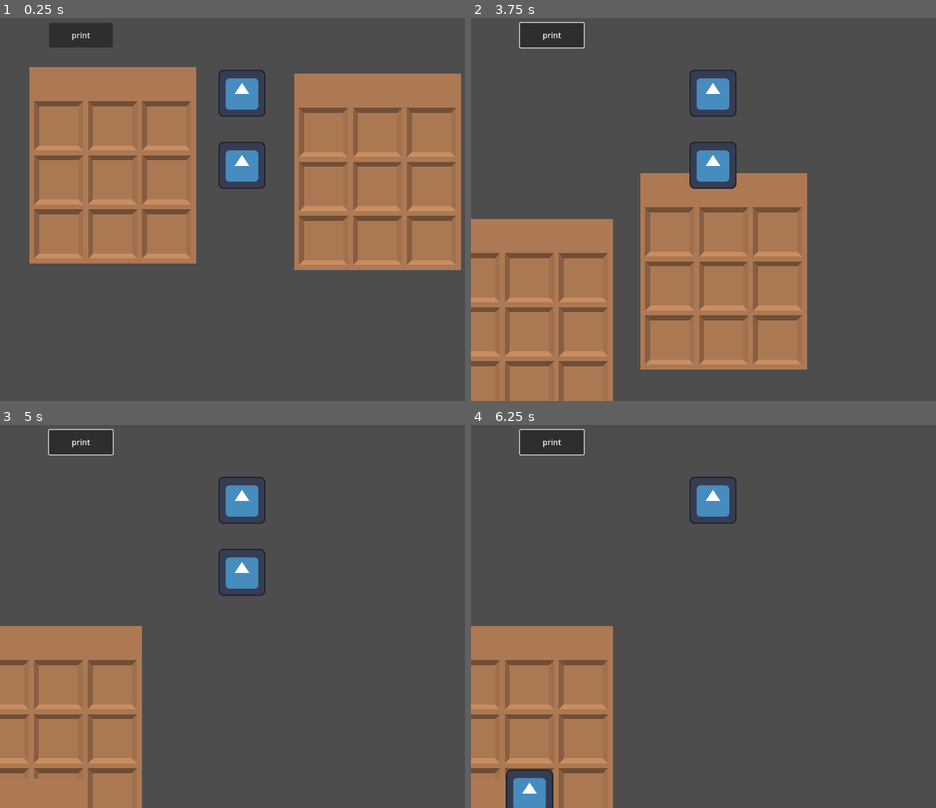
Above: before the commit, frames 1-4 (two rows, left to right).
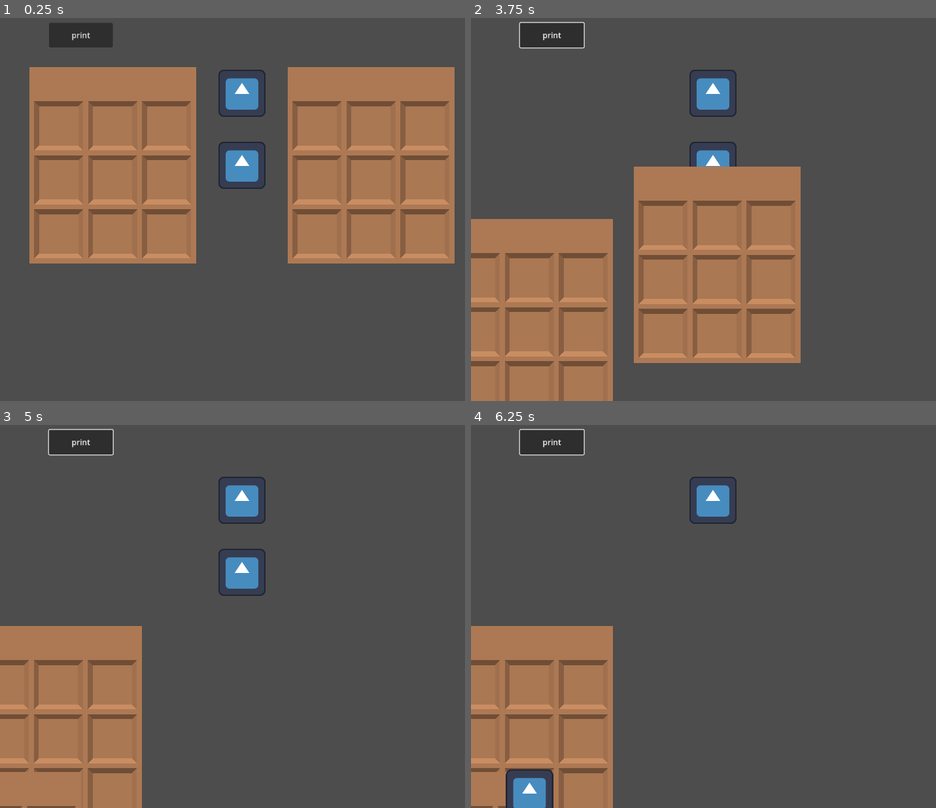
Above: after the commit, the same moments.

Repository: whess/overhead_mechanics
Game: Godot game, scene res://drag_test_scene.tscn
Two runs of this game, one before a commit and one after it. Both use one fixed random seed, a clock stepped at 60 frames per second and the inputs below. The engine's default icon, where the game draws it, is replaced by a stand-in: a white triangle on a blue panel in a dark square.
Inputs (mouse positions are in pixels of both pictures, inside the frame that each line leads up to):
- Up to frame 1 (0.25 s): no input
- Up to frame 2 (3.75 s): click "print" at 0.5 s; click "print" at 1.25 s; click "print" at 2 s; tap Enter at 2.75 s; drag from (582, 83) to (531, 232) at 2.77 s; tap Space at 3.5 s; drag from (847, 86) to (475, 385) at 3.52 s
- Up to frame 3 (5 s): tap Enter at 4.25 s; move the mouse to (241, 501) at 4.27 s; hold Right mouse button (secondary_action) from 4.28 s (still down); click (241, 501) at 4.55 s
- Up to frame 4 (6.25 s): release Right mouse button (secondary_action) at 5 s; tap Space at 5 s; drag from (712, 570) to (531, 792) at 5.02 s; tap Enter at 5.75 s; move the mouse to (889, 670) at 5.77 s; press the mouse at (889, 670) at 5.78 s

The runs differ from the first frame. In frame 1, 8.6% of the frame differs, in the area x 61-100%, y 12-66%; in frame 2, 9.0%, in the area x 35-73%, y 38-92%; in frame 3, 0.1%; in frame 4, less than 0.1%.

Commit message:
Fixed draw order and also fixed draggable input ordering using control just to handle mouse clicks

Diff:
--- a/Bag.gd
+++ b/Bag.gd
@@ -10,6 +10,15 @@
 
   for i in range(slots.size()):
     inventory_slots[i] = slots[i]
+
+func BagStartDrag(drag_origin):
+  GrabFocus()
+
+func GrabFocus():
+  get_parent().move_child(self, -1)
+  for slot in inventory_slots:
+    if slot.held_item != null:
+      slot.held_item.GrabFocus()
 
 func BagDragged(new_position, relative_change, drag_origin):
   global_position += relative_change
--- a/Draggable.gd
+++ b/Draggable.gd
@@ -42,6 +42,8 @@
 
 func SetCollisionBoundsShape(c_width, c_height):
   $CollisionBounds.scale = Vector2(c_width, c_height)
+  $Control.size = Vector2(c_width, c_height)
+  $Control.position = -(Vector2(c_width, c_height)/2)
 
 # Called every frame. 'delta' is the elapsed time since the previous frame.
 func _process(delta):
@@ -85,8 +87,10 @@
 func _on_mouse_exited():
   StoppedHovering.emit()
 
-func _on_input_event(viewport, event, shape_idx):
+func _on_control_gui_input(event):
   if event.is_action_pressed("primary_action"):
+    #TODO: Additionally check if the click would also fall within CollisionBounds
+    $Control.accept_event()
     drag_origin = get_viewport().get_mouse_position()
     last_drag_position = drag_origin
     state = State.BEING_DRAGGED
--- a/Draggable.tscn
+++ b/Draggable.tscn
@@ -13,6 +13,20 @@
 shape = SubResource("RectangleShape2D_qe86y")
 debug_color = Color(0.895679, 0.302272, 0.264744, 0.42)
 
-[connection signal="input_event" from="." to="." method="_on_input_event"]
+[node name="Control" type="Control" parent="."]
+layout_mode = 3
+anchors_preset = 8
+anchor_left = 0.5
+anchor_top = 0.5
+anchor_right = 0.5
+anchor_bottom = 0.5
+offset_left = -50.0
+offset_top = -50.0
+offset_right = 50.0
+offset_bottom = 50.0
+grow_horizontal = 2
+grow_vertical = 2
+
 [connection signal="mouse_entered" from="." to="." method="_on_mouse_entered"]
 [connection signal="mouse_exited" from="." to="." method="_on_mouse_exited"]
+[connection signal="gui_input" from="Control" to="." method="_on_control_gui_input"]
--- a/bag.tscn
+++ b/bag.tscn
@@ -277,4 +277,5 @@
 width = 340
 height = 60
 
+[connection signal="Dragged" from="BagHandle" to="." method="BagStartDrag"]
 [connection signal="PositionChanged" from="BagHandle" to="." method="BagDragged"]
--- a/drag_test_scene.tscn
+++ b/drag_test_scene.tscn
@@ -15,7 +15,7 @@
 position = Vector2(60, 120)
 
 [node name="Bag2" parent="ScaleRoot" instance=ExtResource("2_ep0gv")]
-position = Vector2(600, 133.333)
+position = Vector2(586.667, 120)
 
 [node name="Item" parent="ScaleRoot" instance=ExtResource("2_qdm6y")]
 position = Vector2(493.333, 173.333)
--- a/inventory_slot.gd
+++ b/inventory_slot.gd
@@ -28,16 +28,23 @@
   $DropArea.debug_color = normal_color
 
 func RecieveItem(draggable:Draggable):
-  if draggable.owner_class is Item:
-    held_item = draggable.owner_class
-    print("%s recieved item %s" % [get_parent().name, held_item.item_name])
-    held_item.ChangedInventory.connect(ItemRemoved)
+  if not draggable.owner_class is Item:
+    print("InventorySlot recieved something not an Item")
+    return
 
-func ItemRemoved(from:InventorySlot, to:InventorySlot):
-  # TODO item swapping
-  if to != self:
-    held_item.ChangedInventory.disconnect(ItemRemoved)
-    held_item = null
+  var new_item:Item = draggable.owner_class
+  if new_item.current_slot != null:
+    var previous_slot:InventorySlot = new_item.current_slot
+    previous_slot.held_item = held_item
+  held_item = new_item
+
+
+    #held_item.ChangedInventory.connect(ItemRemoved)
+
+#func ItemRemoved(from:InventorySlot, to:InventorySlot):
+  #if to != self:
+    #held_item.ChangedInventory.disconnect(ItemRemoved)
+    #held_item = null
 
 # Called every frame. 'delta' is the elapsed time since the previous frame.
 func _process(delta):
--- a/item.gd
+++ b/item.gd
@@ -18,18 +18,25 @@
 func StartDrag(drag_origin):
   undragged_position = global_position
   drag_offset = global_position - drag_origin
+  GrabFocus()
+
+func GrabFocus():
+  get_parent().move_child(self, -1)
+
+func DragCancelled():
+  print("Reverting to undragged position")
+  global_position = undragged_position
 
 func DropInto(drop_area:DropArea):
-  if (drop_area == null):
-    global_position = undragged_position
-  else:
-    global_position = drop_area.global_position
-    if drop_area.owner is InventorySlot:
-      ChangedInventory.emit(current_slot, drop_area.owner)
-      var from_name = "null" if current_slot == null else current_slot.get_parent().name
-      print("moved from inventory slot %s" % from_name)
-      current_slot = drop_area.owner
-      print("moved to inventory slot %s" % current_slot.get_parent().name)
+  if drop_area == null \
+      or drop_area.owner == null \
+      or not drop_area.owner is InventorySlot:
+    DragCancelled()
+    return
+
+  global_position = drop_area.global_position
+  ChangedInventory.emit(current_slot, drop_area.owner)
+  current_slot = drop_area.owner
 
 func UpdatePosition(new_position, relative_change, drag_origin):
   #global_position += relative_change # *0.5
